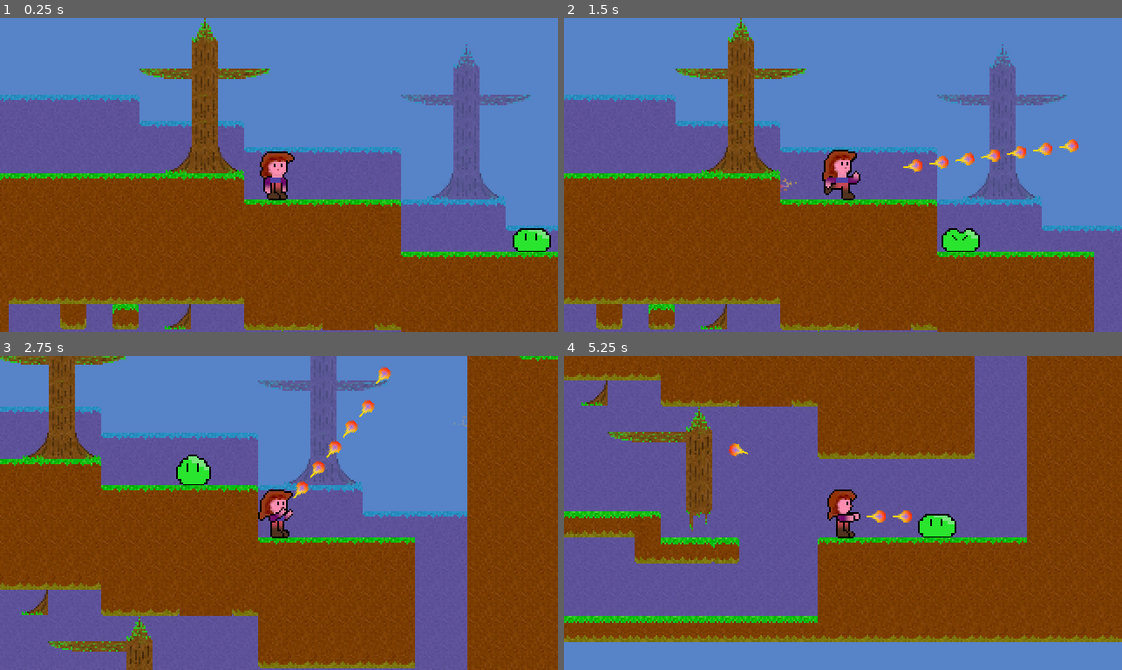
Above: before the commit, frames 1-4 (two rows, left to right).
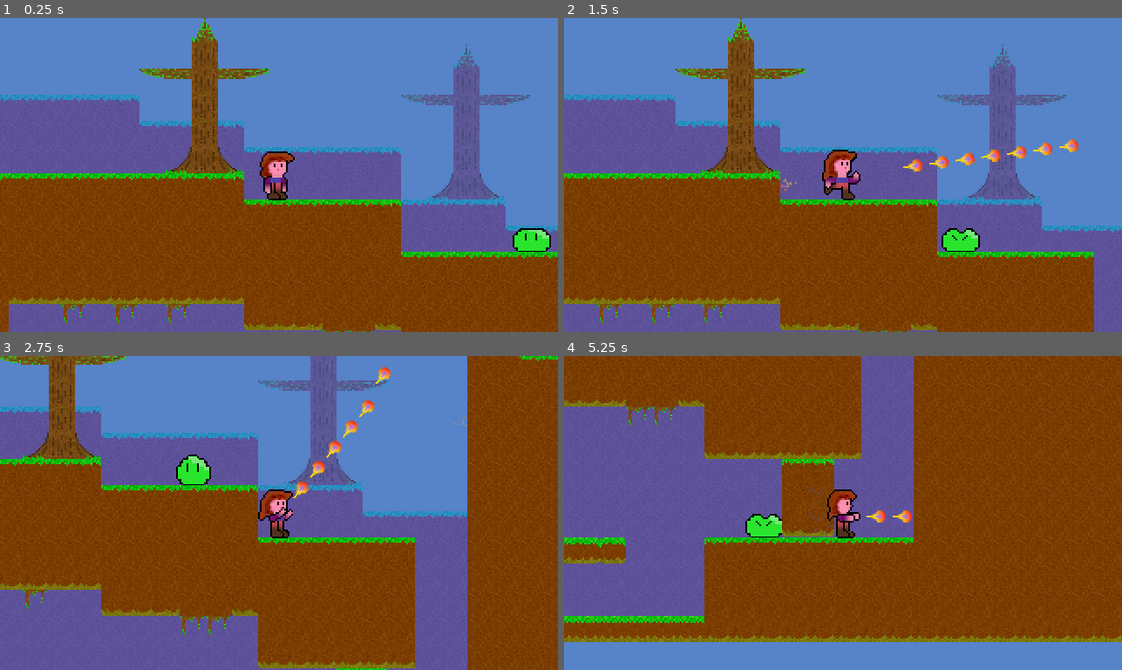
Above: after the commit, the same moments.

Repository: Teaching-myself-Godot/godot-zelia
Game: Godot game, scene res://game.tscn
The game is run twice, just before and just after one commit, with the same random seed, the same clock (stepped at 60 frames per second) and the same inputs.
Inputs (mouse positions are in pixels of both pictures, inside the frame that each line leads up to):
- Up to frame 1 (0.25 s): no input
- Up to frame 2 (1.5 s): move the mouse to (965, 159) at 0.52 s; press the mouse at (965, 159) at 0.53 s; hold D (Run right) from 0.53 s (still down); tap W (Jump) at 0.77 s; move the mouse to (731, 190) at 1.27 s; release the mouse at (731, 190) at 1.28 s; click (731, 190) at 1.35 s
- Up to frame 3 (2.75 s): tap W (Jump) at 1.52 s; move the mouse to (334, 443) at 2.02 s; release D (Run right) at 2.03 s; press the mouse at (334, 443) at 2.03 s; hold A (Run left) from 2.03 s (still down)
- Up to frame 4 (5.25 s): move the mouse to (815, 575) at 2.77 s; release A (Run left) at 2.78 s; release the mouse at (815, 575) at 2.78 s; hold D (Run right) 2.78-4.28 s; click (815, 575) at 2.85 s; tap W (Jump) at 3.02, 3.77, 4.52 s; move the mouse to (1010, 560) at 3.52 s; press the mouse at (1010, 560) at 3.53 s; move the mouse to (675, 465) at 4.27 s; release the mouse at (675, 465) at 4.28 s; hold A (Run left) 4.28-5.03 s; click (675, 465) at 4.35 s; move the mouse to (870, 513) at 5.02 s; press the mouse at (870, 513) at 5.03 s; hold D (Run right) from 5.03 s (still down)

The runs differ from the first frame. In frame 1, 0.9% of the frame differs, in the area x 10-67%, y 91-100%; in frame 2, 0.9%; in frame 3, 1.5%; in frame 4, 31%, in the area x 0-100%, y 0-92%.

Commit message:
adds cracked renditions.

Diff:
--- a/game.gd
+++ b/game.gd
@@ -21,12 +21,13 @@
 
 
 func _on_breakable_terrains_add_breakable_tile(
-	position, texture, atlas_coords, collisigon, hp, falls_down):
+	position, textures, atlas_coords, collisigon, hp, falls_down, damage):
 	var breakable_tile = BreakableTile.instantiate()
 	breakable_tile.position = position
 	breakable_tile.collisigon = collisigon
 	breakable_tile.hp = hp
-	breakable_tile.texture = texture
+	breakable_tile.textures = textures
 	breakable_tile.atlas_coords = atlas_coords
 	breakable_tile.falls_down = falls_down
+	breakable_tile.damage = damage
 	child_tiles.append(breakable_tile)
--- a/game.tscn
+++ b/game.tscn
@@ -28,12 +28,15 @@
 layer_0/tile_data = PackedInt32Array(196604, 262144, 0, 196605, 262144, 0, 262141, 65536, 65537, 262142, 65536, 65537,  …(10128 unchanged characters)…
 
 [node name="BreakableTerrains" parent="." instance=ExtResource("3_en76a")]
-layer_0/tile_data = PackedInt32Array(917522, 327681, 1, 983058, 65537, 1, 1048594, 65537, 1, 1114130, 65537, 2, 851986, 65537, 0, 917519, 1, 3, 917520, 65537, 3, 917521, 65537, 3)
+layer_0/tile_data = PackedInt32Array(1114139, 327680, 2, 1048603, 327680, 1, 983067, 327680, 0, 1114138, 196608, 2, 1048602, 196608, 1, 983066, 196608, 0)
 metadata/breakable = true
+metadata/hp = 20
 
 [node name="FallingTerrains" parent="." instance=ExtResource("3_en76a")]
-layer_0/tile_data = PackedInt32Array(786444, 262144, 1, 720906, 65536, 0, 786442, 65536, 2, 786446, 196609, 0)
+layer_0/tile_data = PackedInt32Array(786444, 65537, 2, 720906, 262144, 1, 786442, 65537, 2, 786446, 65537, 2, 851988, 65537, 2, 851989, 65537, 2)
 metadata/falls_down = true
+metadata/hp = 20
+metadata/damage = 10
 
 [connection signal="cast_projectile" from="Player" to="." method="_on_player_cast_projectile"]
 [connection signal="add_breakable_tile" from="BreakableTerrains" to="." method="_on_breakable_terrains_add_breakable_tile"]
--- a/monsters/slime/slime.gd
+++ b/monsters/slime/slime.gd
@@ -2,11 +2,11 @@
 
 enum MovementState { AIRBORNE, FLOOR_BOUNCE, DYING }
 
-const JUMP_VELOCITY = -400.0
+@export var JUMP_VELOCITY = -400.0
 var gravity = ProjectSettings.get_setting("physics/2d/default_gravity")
 var movement_state : int
-var hp = 10
-var damage = 0.3
+@export var hp = 10
+@export var damage = 0.3
 
 func _ready():
 	movement_state = MovementState.AIRBORNE
--- a/project.godot
+++ b/project.godot
@@ -13,6 +13,7 @@
 config/name="Godot-zelia experimental"
 run/main_scene="res://game.tscn"
 config/features=PackedStringArray("4.1", "GL Compatibility")
+boot_splash/image="res://splash.png"
 config/icon="res://icon.svg"
 
 [autoload]
--- a/projectiles/fireball/fireball.gd
+++ b/projectiles/fireball/fireball.gd
@@ -6,6 +6,7 @@
 var done = false
 
 func _ready():
+	name = "Fireball"
 	# Start playing the "default" animation
 	$AnimatedSprite2D.play("default")
 
--- a/terrains/breakable_terrains.gd
+++ b/terrains/breakable_terrains.gd
@@ -2,28 +2,36 @@
 
 signal add_breakable_tile(
 	position     : Vector2,
-	texture      : Texture2D,
+	textures     : Array,
 	atlas_coords : Vector2i,
 	collisigon   : PackedVector2Array,
 	hp           : int,
-	falls_down   : bool
+	falls_down   : bool,
+	damage       : int
 )
 
 func _ready():
 	if get_meta("breakable") or get_meta("falls_down"):
 		visible = false
+
 		for tile in get_used_cells(0):
 			var source_id = get_cell_source_id(0, tile)
 			var tileset_source : TileSetAtlasSource = tile_set.get_source(source_id)
+			var renditions = []
+			if get_meta("breakable"):
+				renditions = TextureRenditions.get_cracked_renditions(source_id, tileset_source.texture.get_image())
+			else:
+				renditions = TextureRenditions.get_fall_crack_renditions(source_id, tileset_source.texture.get_image())
 			var tile_atlas_coords = get_cell_atlas_coords(0, tile)
 			var tile_data = tileset_source.get_tile_data(tile_atlas_coords, 0)
 			emit_signal(
 				"add_breakable_tile",
 				tile * 15,
-				tileset_source.texture,
+				renditions,
 				tile_atlas_coords,
 				tile_data.get_collision_polygon_points(0, 0),
 				get_meta("hp"),
-				get_meta("falls_down")
+				get_meta("falls_down"),
+				get_meta("damage")
 			)
 		queue_free()
--- a/terrains/breakable_tile.gd
+++ b/terrains/breakable_tile.gd
@@ -1,19 +1,21 @@
 extends StaticBody2D
 
 @export var hp : int
-@export var texture : Texture2D
+@export var textures : Array
 @export var atlas_coords : Vector2
 @export var collisigon : PackedVector2Array
 @export var falls_down : bool = false
 @export var velocity = Vector2.ZERO
 @export var damage = 2;
 
+var start_hp : float
 var gravity_scale = 0
 # Called when the node enters the scene tree for the first time.
 func _ready():
-	$Sprite2D.set_texture(texture)
+	$Sprite2D.set_texture(textures[0])
 	$Sprite2D.region_rect = Rect2(atlas_coords.x * 15, atlas_coords.y * 15, 15, 15)
 	$CollisionPolygon2D.polygon = collisigon
+	start_hp = hp
 
 func _process(delta):
 	if gravity_scale > 0:
@@ -22,9 +24,7 @@
 			var collider = collision.get_collider()
 			if collider.has_method("take_damage"):
 				collider.take_damage(damage)
-
 			queue_free()
-
 
 
 func take_damage(dmg : int):
@@ -36,6 +36,18 @@
 	else:
 		hp -= dmg
 
+	var perc = hp / start_hp
+	if perc > .9:
+		$Sprite2D.set_texture(textures[0])
+	elif perc > .8:
+		$Sprite2D.set_texture(textures[1])
+	elif perc > .6:
+		$Sprite2D.set_texture(textures[2])
+	elif perc > .3:
+		$Sprite2D.set_texture(textures[3])
+	else:
+		$Sprite2D.set_texture(textures[4])
+
 func _on_visible_on_screen_notifier_2d_screen_exited():
 	if gravity_scale > 0:
 		queue_free()
--- a/terrains/terrains.tscn
+++ b/terrains/terrains.tscn
@@ -11,3 +11,4 @@
 metadata/breakable = false
 metadata/falls_down = false
 metadata/hp = 10
+metadata/damage = 2
--- a/texture_renditions.gd
+++ b/texture_renditions.gd
@@ -5,6 +5,20 @@
 
 var green_slime = preload("res://monsters/slime/green/5.png").get_image()
 var green_slime_dissipate : Array = []
+
+var crack_mask_0 = preload("res://terrains/crack-mask-0.png").get_image()
+var crack_mask_1 = preload("res://terrains/crack-mask-1.png").get_image()
+var crack_mask_2 = preload("res://terrains/crack-mask-2.png").get_image()
+var crack_mask_3 = preload("res://terrains/crack-mask-3.png").get_image()
+var crack_masks = [crack_mask_0, crack_mask_1, crack_mask_2, crack_mask_3]
+var cracked_rendition_map    : Dictionary = {}
+
+var fall_crack_mask_0 = preload("res://terrains/fall-crack-mask-0.png").get_image()
+var fall_crack_mask_1 = preload("res://terrains/fall-crack-mask-1.png").get_image()
+var fall_crack_mask_2 = preload("res://terrains/fall-crack-mask-2.png").get_image()
+var fall_crack_mask_3 = preload("res://terrains/fall-crack-mask-3.png").get_image()
+var fall_crack_masks = [fall_crack_mask_0, fall_crack_mask_1, fall_crack_mask_2, fall_crack_mask_3]
+var fall_crack_rendition_map : Dictionary = {}
 
 func _ready():
 	fireball_dissipate = get_dissipate_renditions(fireball, 15, 1, 0.5)
@@ -41,3 +55,31 @@
 		src_rendition.copy_from(dst_rendition)
 	# return the list of amount renditions
 	return renditions
+
+func get_fall_crack_renditions(source_id: int, src_image : Image):
+	if source_id in fall_crack_rendition_map:
+		return fall_crack_rendition_map[source_id]
+	print("Assert single singleton invocation for fall_crack_rendition_map:" + str(source_id))
+	fall_crack_rendition_map[source_id] = [ImageTexture.create_from_image(src_image)]
+	for msk in fall_crack_masks:
+		fall_crack_rendition_map[source_id].append(get_alpha_mask_rendition(src_image, msk))
+	return fall_crack_rendition_map[source_id]
+
+func get_cracked_renditions(source_id: int, src_image : Image):
+	if source_id in cracked_rendition_map:
+		return cracked_rendition_map[source_id]
+	print("Assert single singleton invocation for cracked_rendition_map:" + str(source_id))
+	cracked_rendition_map[source_id] = [ImageTexture.create_from_image(src_image)]
+	for crack_mask in crack_masks:
+		cracked_rendition_map[source_id].append(get_alpha_mask_rendition(src_image, crack_mask))
+	return cracked_rendition_map[source_id]
+
+func get_alpha_mask_rendition(src_image : Image, alpha_map : Image):
+	var dst_rendition = Image.create(src_image.get_width(), src_image.get_height(), false, src_image.get_format())
+	for x in range(src_image.get_width()):
+		for y in range(src_image.get_height()):
+			var src_color = src_image.get_pixel(x, y)
+			var alpha_color = alpha_map.get_pixel(x, y)
+			var dest_alpha = 1.0 - alpha_color.a if 1.0 - alpha_color.a > 0.0 else 0.0
+			dst_rendition.set_pixel(x, y, Color(src_color.r, src_color.g, src_color.b, min(src_color.a, dest_alpha)))
+	return ImageTexture.create_from_image(dst_rendition)
Not shown, added: export_presets.cfg
Binary file added: splash.png
Not shown, added: splash.png.import
Binary file added: terrains/crack-mask-0.png
Not shown, added: terrains/crack-mask-0.png.import
Binary file added: terrains/crack-mask-1.png
Not shown, added: terrains/crack-mask-1.png.import
Binary file added: terrains/crack-mask-2.png
Not shown, added: terrains/crack-mask-2.png.import
Binary file added: terrains/crack-mask-3.png
Not shown, added: terrains/crack-mask-3.png.import
Binary file added: terrains/fall-crack-mask-0.png
(and 7 more such lines)
